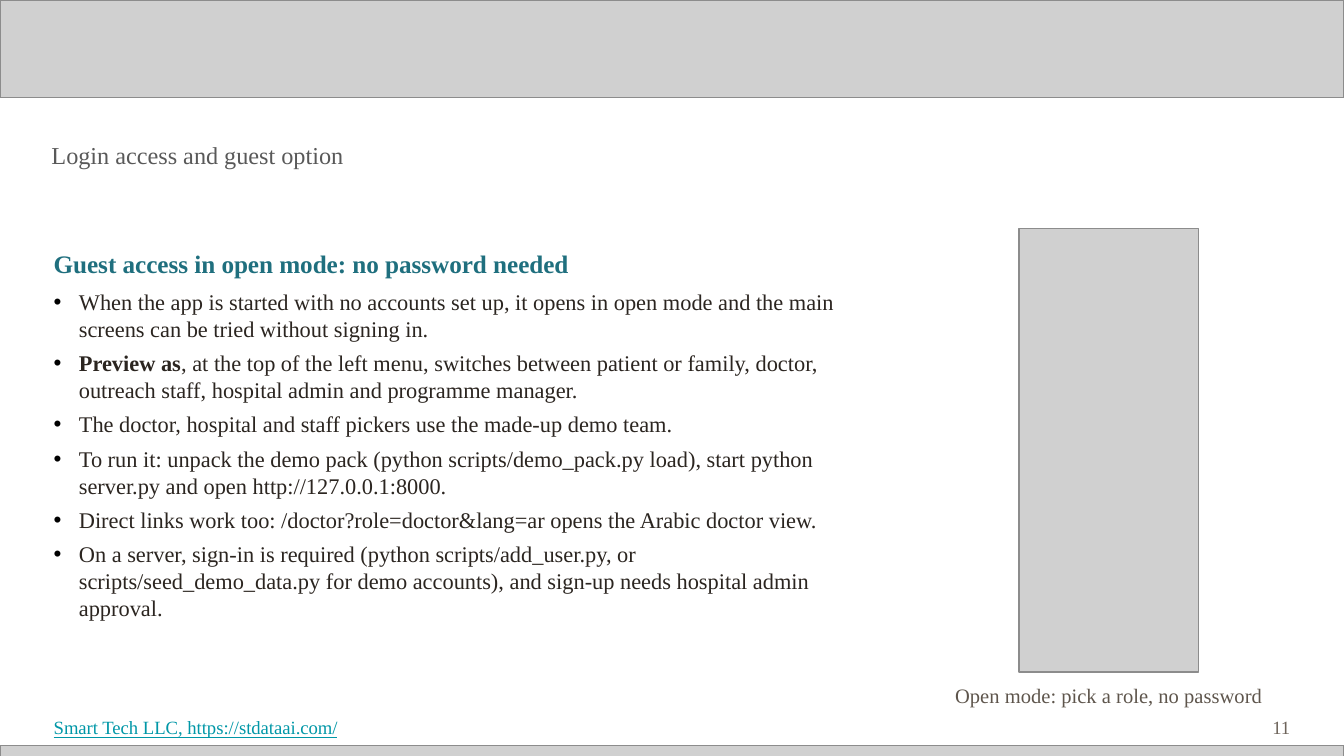
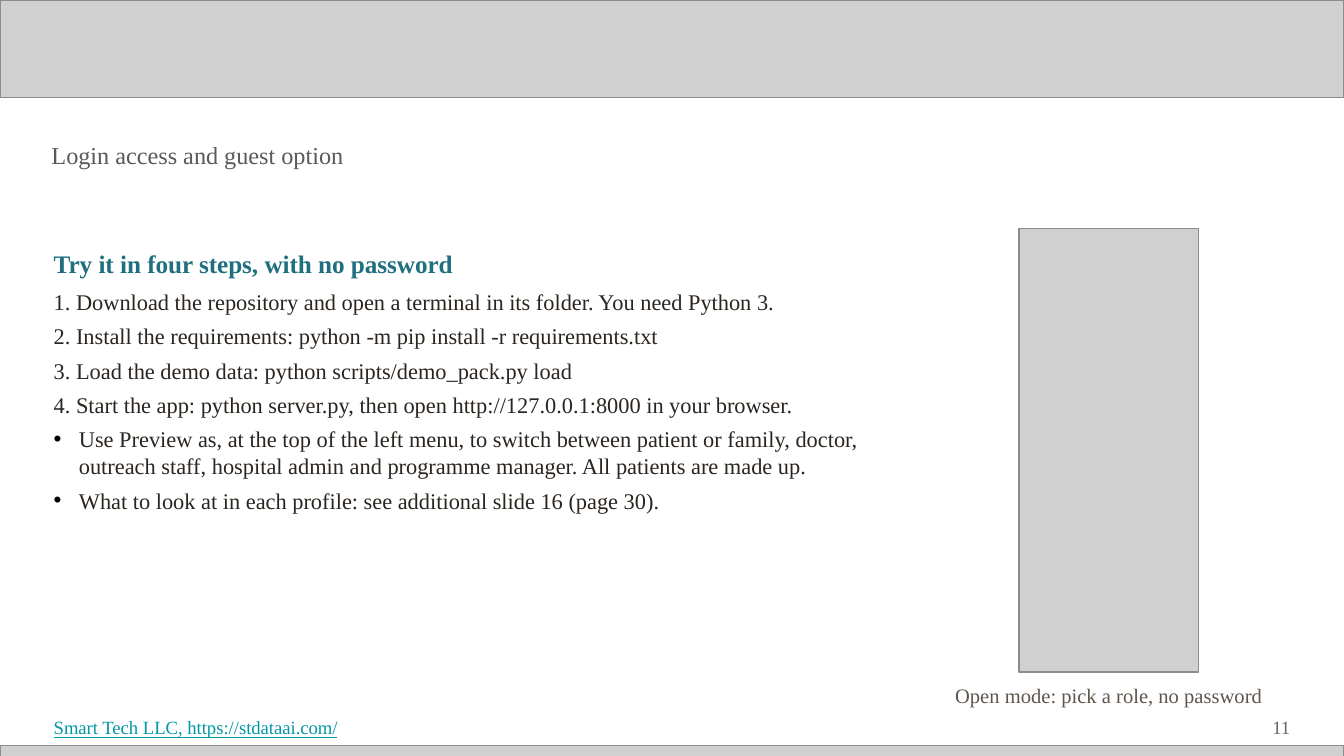
Before and after one commit to Smarttechk/Hack2Skill_Precision-Prevention, a slide deck: slide 11 of docs/Submission_Deck.pptx. Drawn at 1344x756 pixels with LibreOffice and Linux fonts; fonts in the diff are those of the drawing; grey boxes stand for pictures. Boxes give left, top, right and bottom in pixels: in the first picture for what was removed or moved away, otherwise in the second. Text is boxed around its words. In the diff, an @@ line names an element or a change of style, - is before the commit and + after.

```diff
--- a/docs/Submission_Deck.pptx
+++ b/docs/Submission_Deck.pptx
@@ text at (x1=54, y1=255, x2=858, y2=514): text changed @@
-Guest access in open mode: no password needed
-• When the app is started with no accounts set up, it opens in open mode and the main screens can be tried without signing in.
-• Preview as, at the top of the left menu, switches between patient or family, doctor, outreach staff, hospital admin and programme manager.
-• The doctor, hospital and staff pickers use the made-up demo team.
-• To run it: unpack the demo pack (python scripts/demo_pack.py load), start python server.py and open http://127.0.0.1:8000.
-• Direct links work too: /doctor?role=doctor&lang=ar opens the Arabic doctor view.
-• On a server, sign-in is required (python scripts/add_user.py, or scripts/seed_demo_data.py for demo accounts), and sign-up needs hospital admin approval.
+Try it in four steps, with no password
+1. Download the repository and open a terminal in its folder. You need Python 3.
+2. Install the requirements: python -m pip install -r requirements.txt
+3. Load the demo data: python scripts/demo_pack.py load
+4. Start the app: python server.py, then open http://127.0.0.1:8000 in your browser.
+• Use Preview as, at the top of the left menu, to switch between patient or family, doctor, outreach staff, hospital admin and programme manager. All patients are made up.
+• What to look at in each profile: see additional slide 16 (page 30).
```
Also in this commit, not shown: 1 other slide changed, 2 other files.
